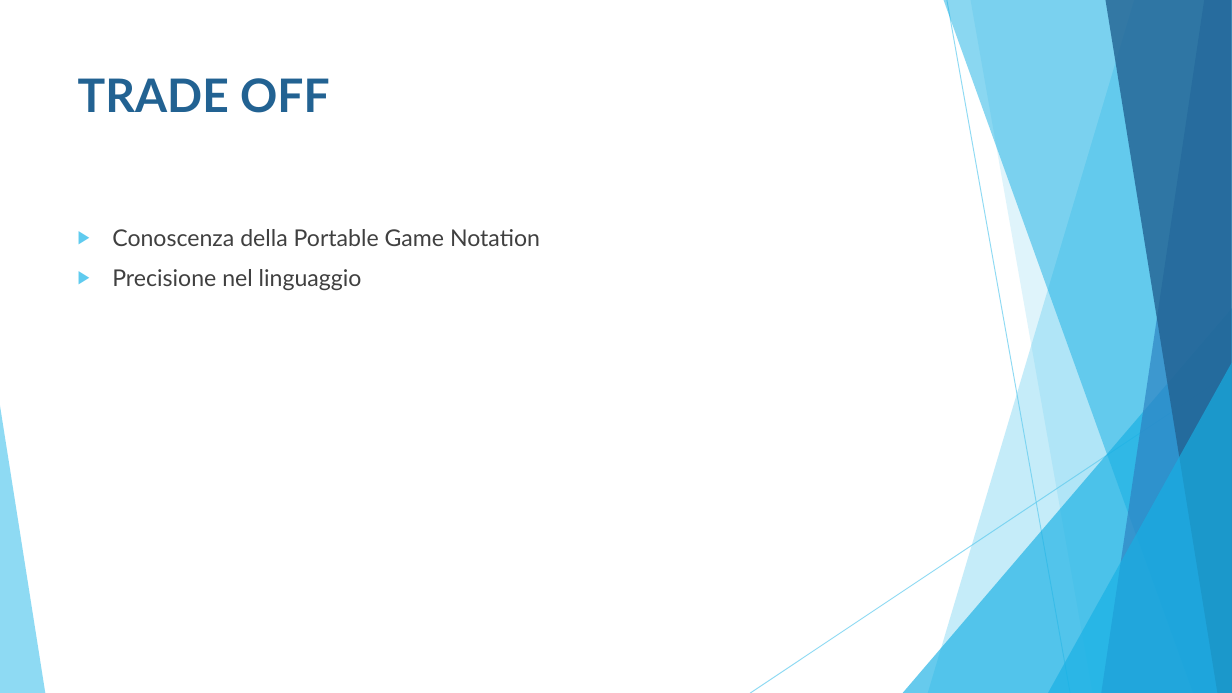
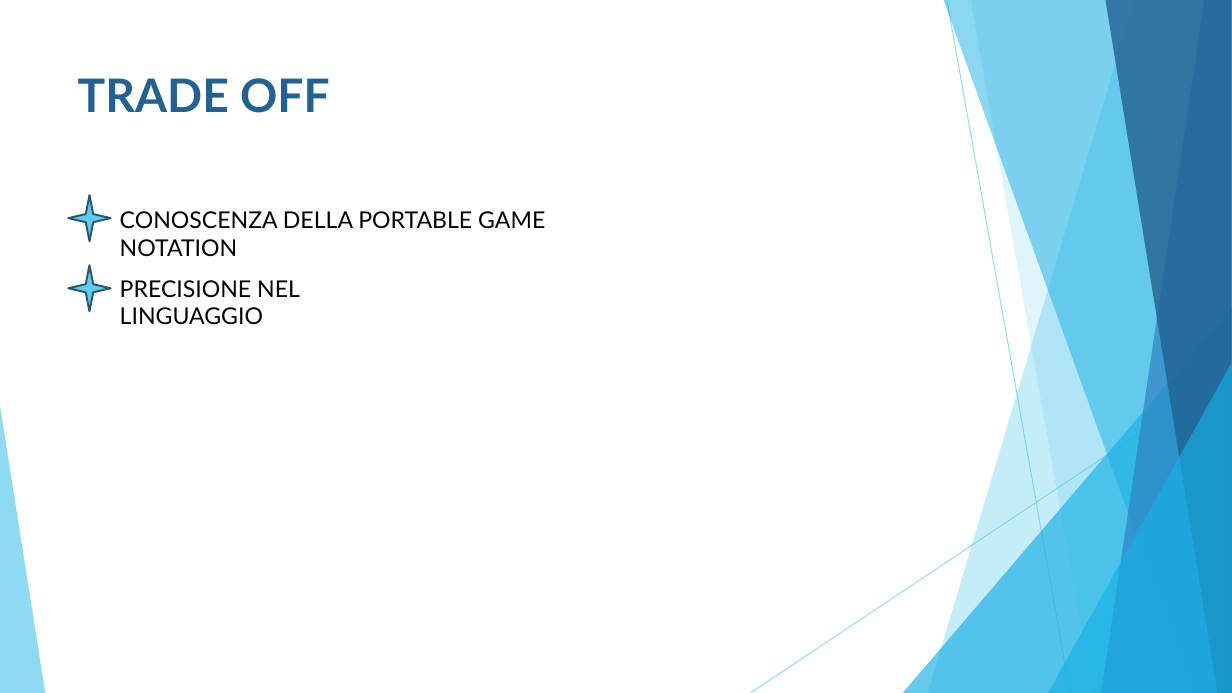
Before and after one commit to AleColo01/ChessCompiler, a slide deck: slide 5 of Docs/Pitch Elevator.pptx. Drawn at 1232x693 pixels with LibreOffice and Linux fonts; fonts in the diff are those of the drawing. Boxes give left, top, right and bottom in pixels: in the first picture for what was removed or moved away, otherwise in the second. Text is boxed around its words. In the diff, an @@ line names an element or a change of style, - is before the commit and + after.

```diff
--- a/Docs/Pitch Elevator.pptx
+++ b/Docs/Pitch Elevator.pptx
@@ star added at [68,195,111,241], fill #5FCBEF, outline #2A5969 1.5 pt @@
@@ text removed at [112,229,540,290] @@
-▶ Conoscenza della Portable Game Notation
-▶ Precisione nel linguaggio
@@ text added at [120,211,545,256], 18 pt, text #000000 @@
+CONOSCENZA DELLA PORTABLE GAME NOTATION
@@ star added at [68,265,111,311], fill #5FCBEF, outline #2A5969 1.5 pt @@
@@ text added at [120,280,300,325], 18 pt, text #000000 @@
+PRECISIONE NEL LINGUAGGIO
```
